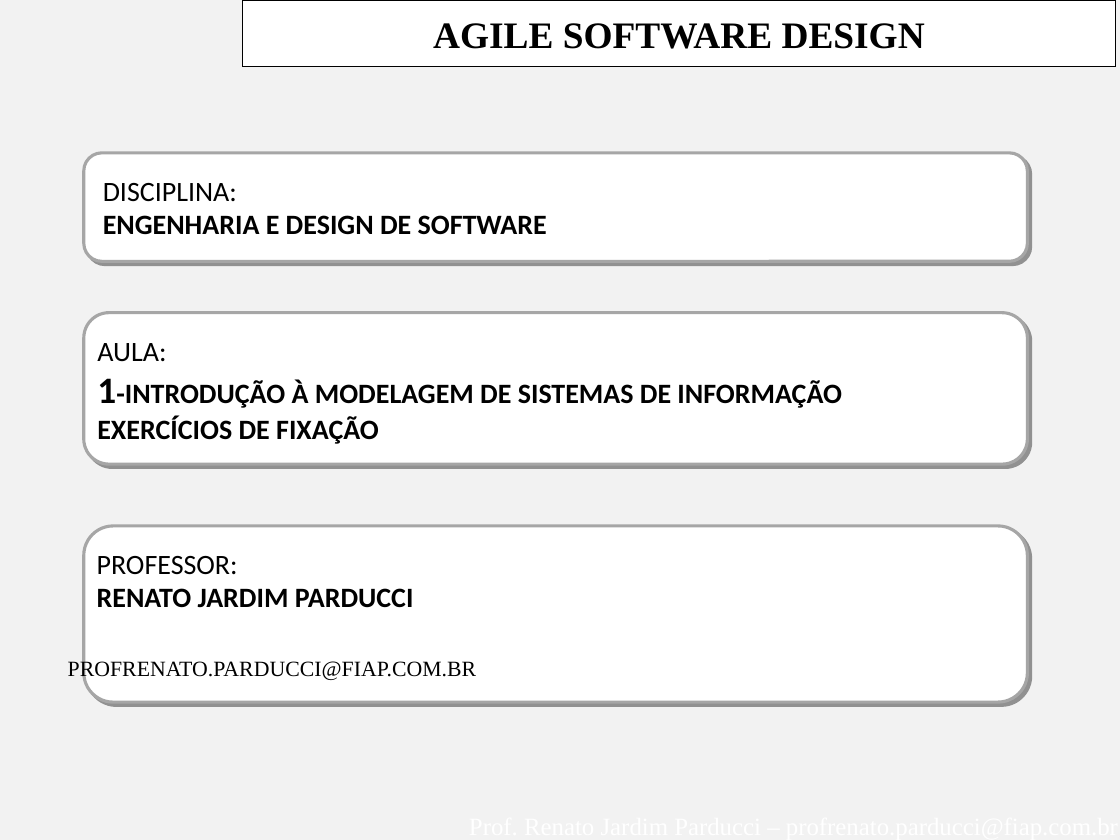
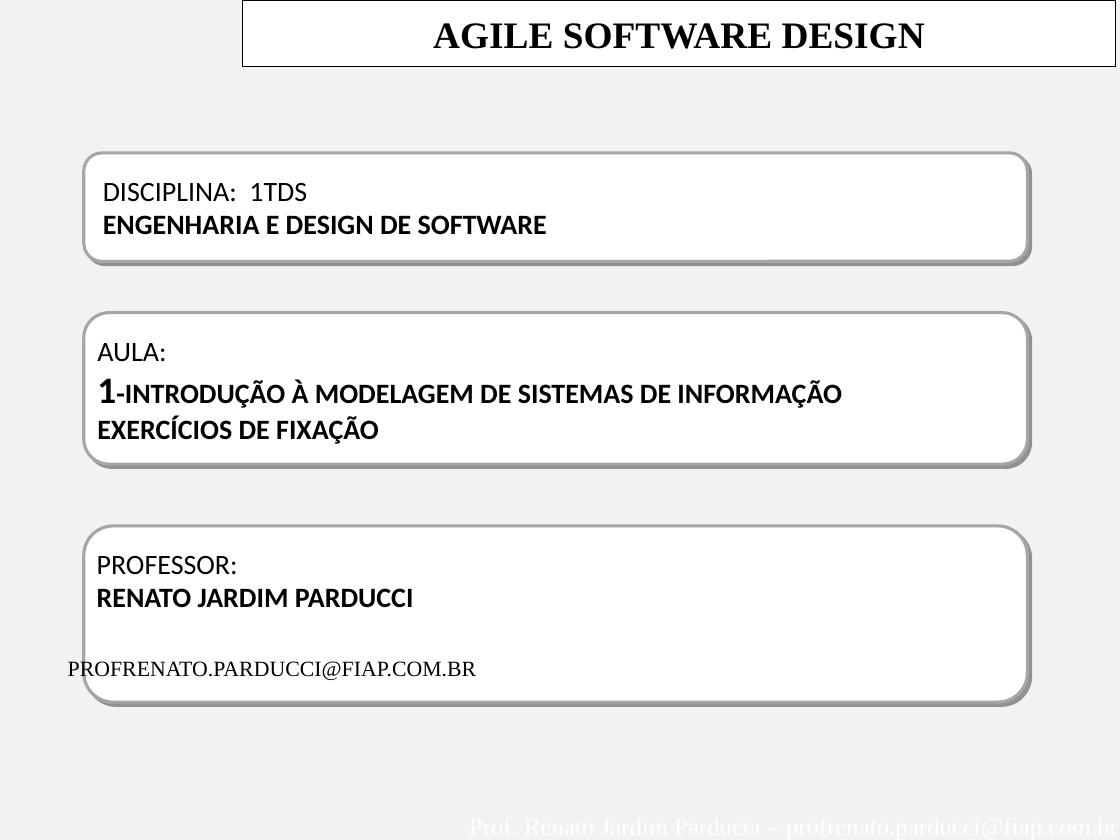
Before and after one commit to AnaLuNogueira/SI-ESTACIONAMENTO, a slide deck: slide 2 of Documentação Engenharia/FIAP--AgleModeling-Aula-1-INTRODUCAO-ENGSW-EXERCICIOS.ppt. Drawn at 1120x840 pixels with LibreOffice and Linux fonts; fonts in the diff are those of the drawing; background and template pictures are left out. Boxes give left, top, right and bottom in pixels: in the first picture for what was removed or moved away, otherwise in the second. Text is boxed around its words. In the diff, an @@ line names an element or a change of style, - is before the commit and + after.

Commit message:
alteração 2º slide
comentário sobre a turma

```diff
--- a/Documentação Engenharia/FIAP--AgleModeling-Aula-1-INTRODUCAO-ENGSW-EXERCICIOS.ppt
+++ b/Documentação Engenharia/FIAP--AgleModeling-Aula-1-INTRODUCAO-ENGSW-EXERCICIOS.ppt
@@ text at (x1=103, y1=183, x2=307, y2=202): text changed @@
-DISCIPLINA:
+DISCIPLINA: 1TDS
```
